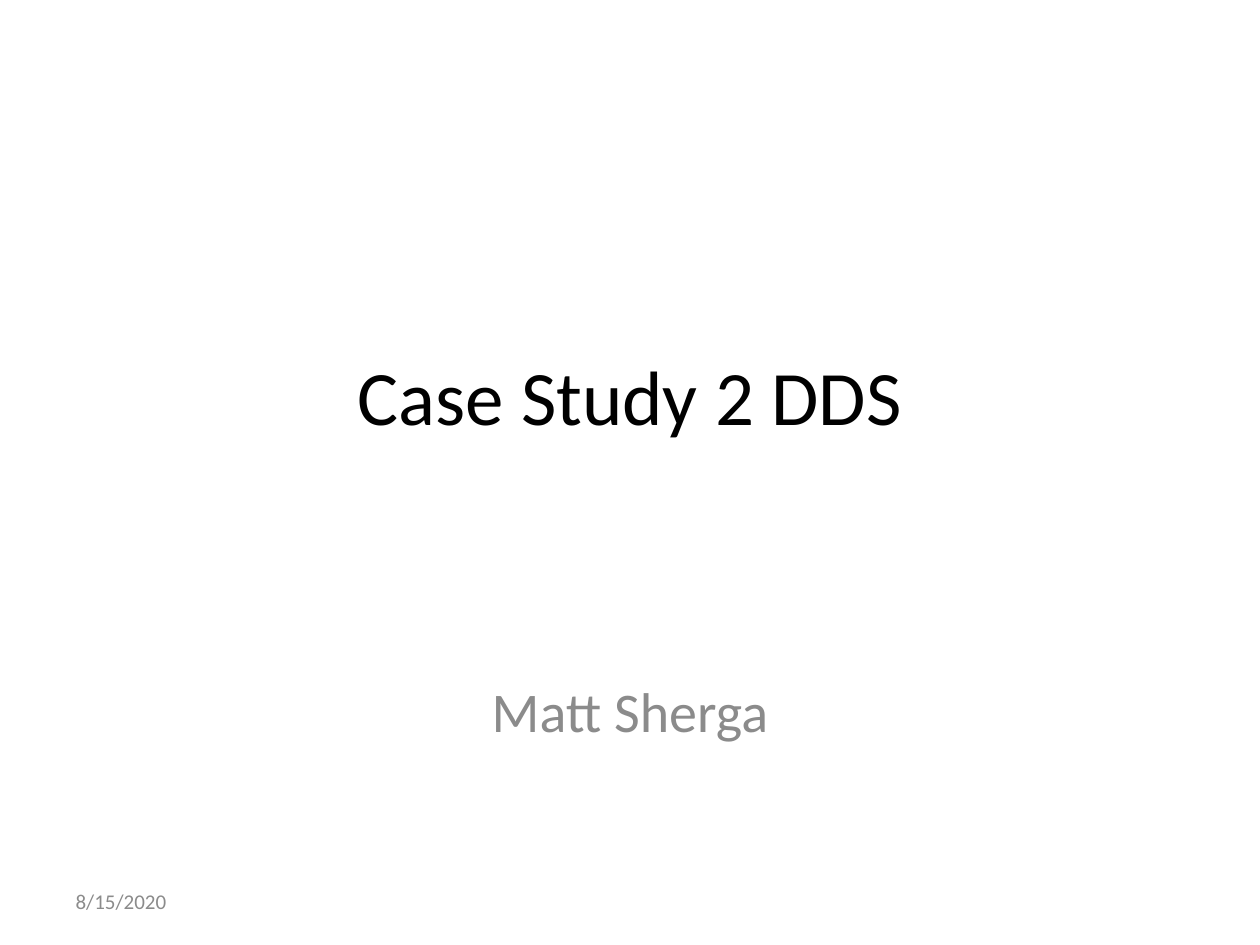
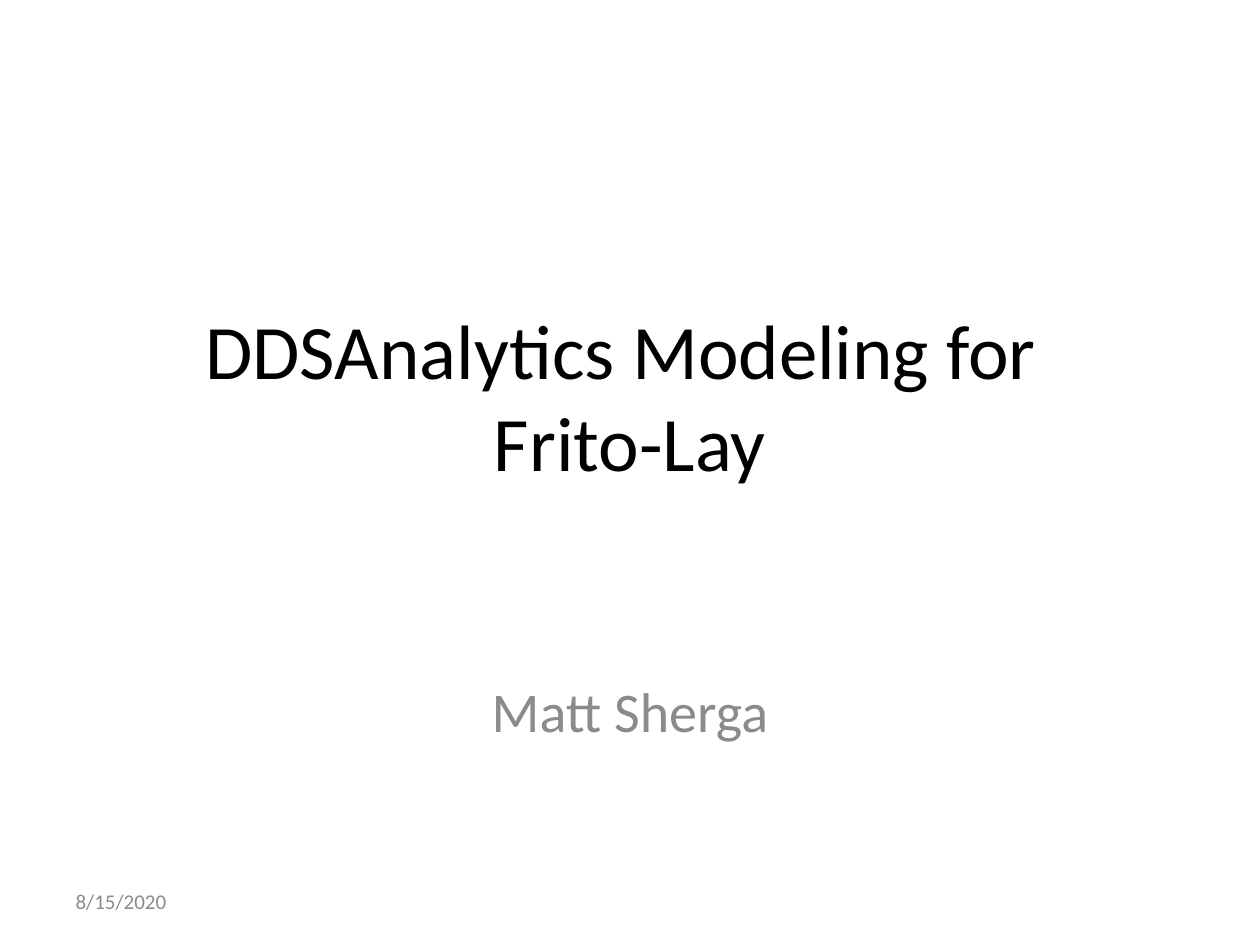
Before and after one commit to msherga/CaseStudy2DDS, a slide deck: slide 1 of Slides/casestudy2ppt.pptx. Drawn at 1260x945 pixels with LibreOffice and Linux fonts; fonts in the diff are those of the drawing. Boxes give left, top, right and bottom in pixels: in the first picture for what was removed or moved away, otherwise in the second. Text is boxed around its words. In the diff, an @@ line names an element or a change of style, - is before the commit and + after.

```diff
--- a/Slides/casestudy2ppt.pptx
+++ b/Slides/casestudy2ppt.pptx
@@ title at (x1=205, y1=325, x2=1036, y2=484): text changed @@
-Case Study 2 DDS
+DDSAnalytics Modeling for
+Frito-Lay
```
Also in this commit, not shown: 6 other slides changed, 3 slides added, 6 slides removed, 14 other files.
